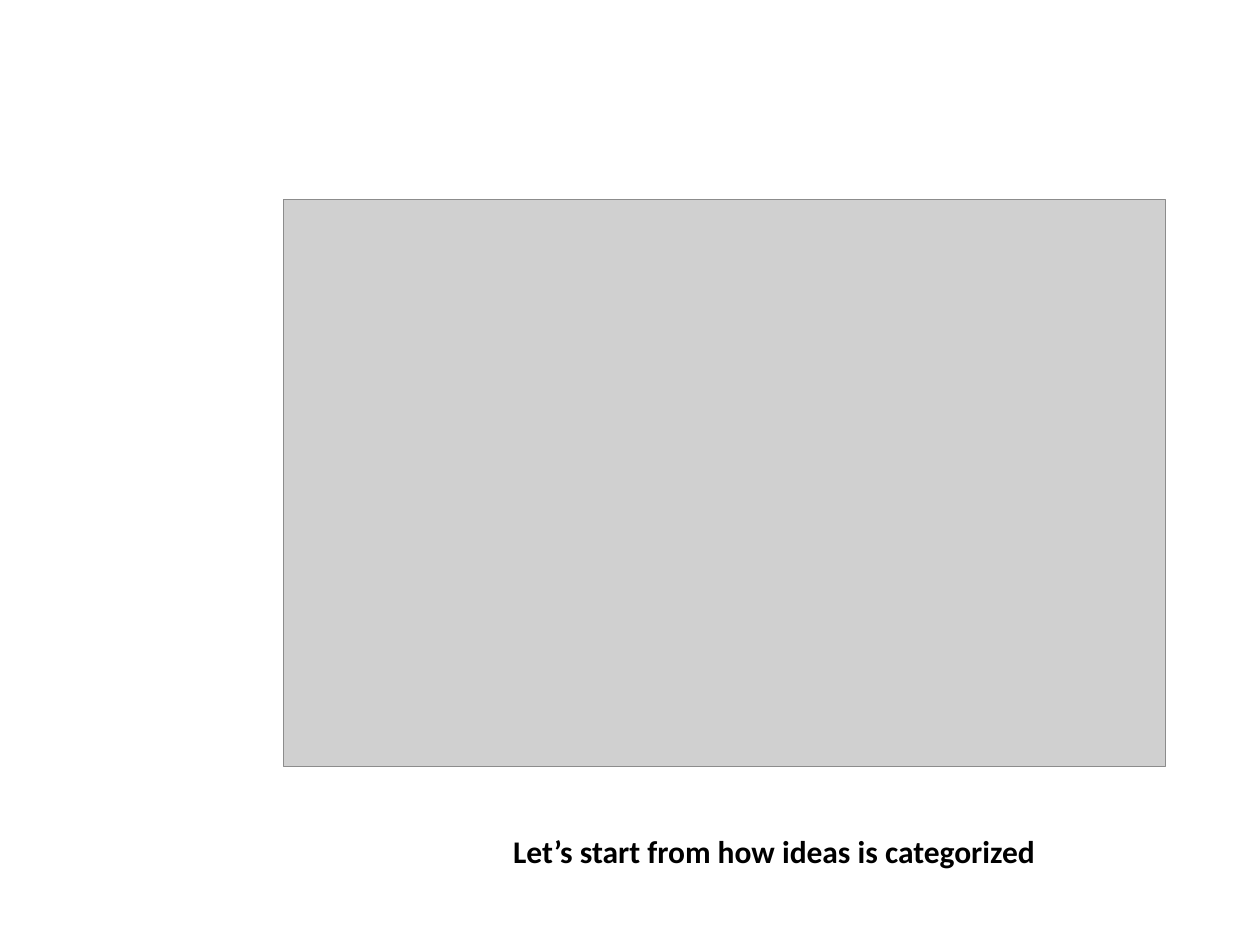
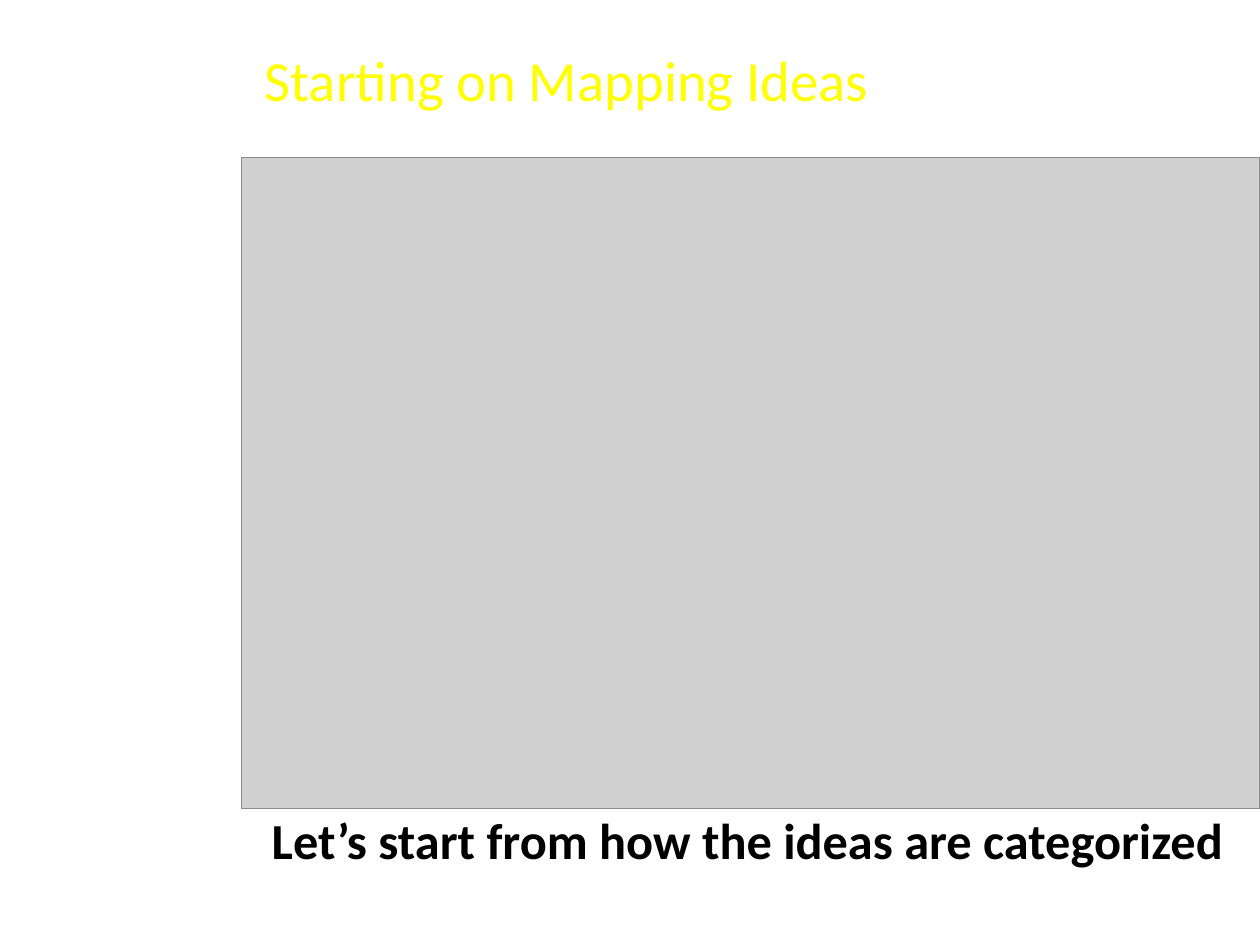
Before and after one commit to FeedMapping/Schema, a slide deck: slide 12 of slide/ppt/Mapping-Ideas.pptx (slide 11 before the commit). Drawn at 1260x945 pixels with LibreOffice and Linux fonts; fonts in the diff are those of the drawing; grey boxes stand for pictures; background and template pictures are left out. Boxes give left, top, right and bottom in pixels: in the first picture for what was removed or moved away, otherwise in the second. Text is boxed around its words. In the diff, an @@ line names an element or a change of style, - is before the commit and + after.

```diff
--- a/slide/ppt/Mapping-Ideas.pptx
+++ b/slide/ppt/Mapping-Ideas.pptx
@@ text added at (x1=265, y1=61, x2=868, y2=111), 32.4 pt, text #FFFF00 @@
+Starting on Mapping Ideas
@@ picture resized from (x1=284, y1=199, x2=1166, y2=766) to (x1=242, y1=158, x2=1260, y2=809) @@
@@ title at (x1=272, y1=822, x2=1223, y2=868): text changed; size 18 to 28.8 pt @@
-Let’s start from how ideas is categorized
+Let’s start from how the ideas are categorized
```
Also in this commit, not shown: 10 other slides changed, 10 slides added, 12 slides removed.
